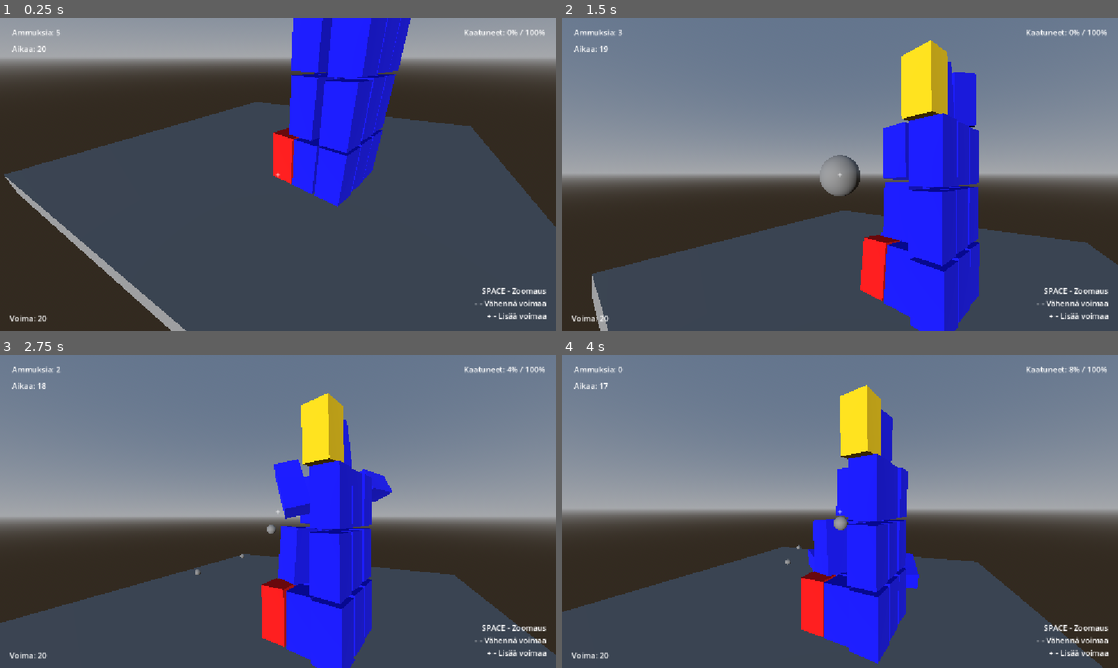
Above: before the commit, frames 1-4 (two rows, left to right).
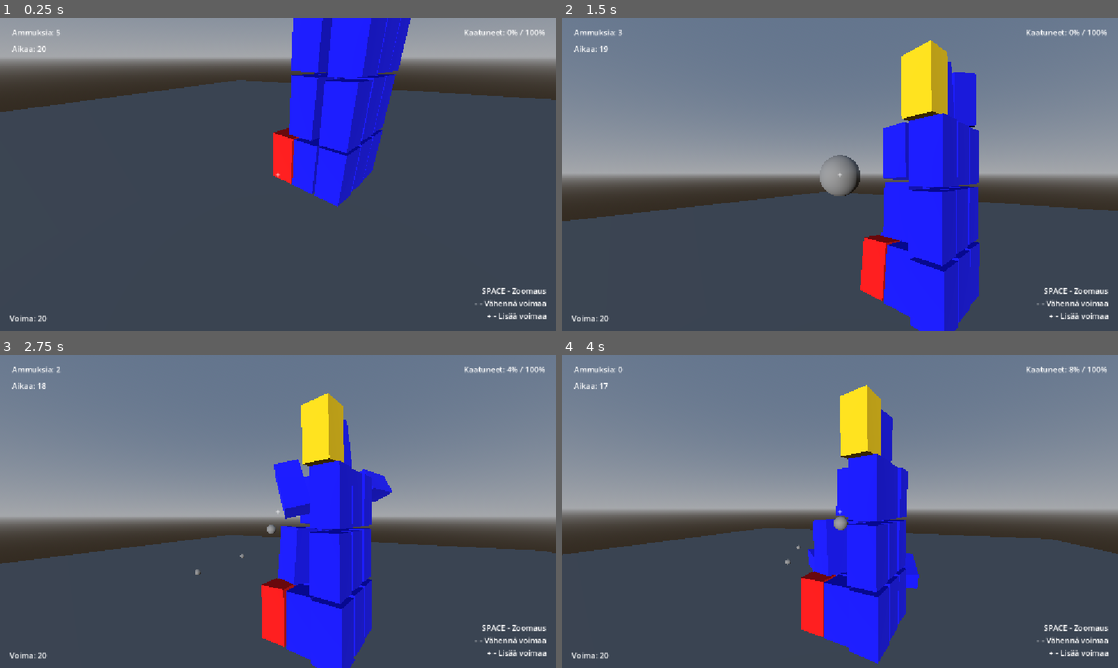
Above: after the commit, the same moments.

Repository: santtu-kumpulainen/3d-fysiikkapeli
Game: Godot game, scene res://scenes/root.tscn
The game is run twice, just before and just after one commit, with the same random seed, the same clock (stepped at 60 frames per second) and the same inputs.
Inputs (mouse positions are in pixels of both pictures, inside the frame that each line leads up to):
- Up to frame 1 (0.25 s): no input
- Up to frame 2 (1.5 s): tap Enter at 0.5 s; move the mouse to (867, 174) at 0.52 s; tap R at 0.6, 1.35 s; click (867, 174) at 0.67 s; tap Space at 0.77 s; move the mouse to (812, 174) at 1.27 s; click (812, 174) at 1.42 s
- Up to frame 3 (2.75 s): tap Space at 1.52 s; move the mouse to (289, 505) at 2.02 s; tap R at 2.1 s; click (289, 505) at 2.17 s
- Up to frame 4 (4 s): move the mouse to (834, 517) at 2.77 s; tap R at 2.85, 3.6 s; click (834, 517) at 2.92 s; tap Space at 3.02, 3.77 s; move the mouse to (878, 514) at 3.52 s; click (878, 514) at 3.67 s

The runs differ from the first frame. In frame 1, 21% of the frame differs, in the area x 0-100%, y 19-100%; in frame 2, 11%; in frame 3, 11%; in frame 4, 13%.

Commit message:
Extend platform

Diff:
--- a/3d_fysiikkapeli/scenes/root.tscn
+++ b/3d_fysiikkapeli/scenes/root.tscn
@@ -17,7 +17,7 @@
 size = Vector3(20.002, 1, 20)
 
 [sub_resource type="BoxMesh" id="BoxMesh_t1fed"]
-size = Vector3(20.103638, 1.0594482, 20.019043)
+size = Vector3(53.161133, 1.0594482, 47.689453)
 
 [node name="Root" type="Node3D" unique_id=109334602]
 script = ExtResource("1_twpsu")
@@ -37,7 +37,7 @@
 shape = SubResource("BoxShape3D_py7em")
 
 [node name="MeshInstance3D" type="MeshInstance3D" parent="WorldEdge" unique_id=1747503662]
-transform = Transform3D(1, 0, 0, 0, 0.9919796, 0, 0, 0, 1, -7.9091883, -1.0447385, -2.7946343)
+transform = Transform3D(1, 0, 0, 0, 0.9919796, 0, 0, 0, 1, -9.880425, -1.0447385, -8.546465)
 mesh = SubResource("BoxMesh_t1fed")
 
 [node name="Camera3D" type="Camera3D" parent="." unique_id=590611728]
